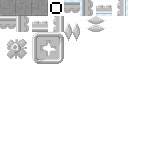
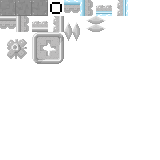
Layered file, before and after one edit (w=160, h=160). Changes by layer:
painted on "Calque 26" over [64, 0, 126, 16]
